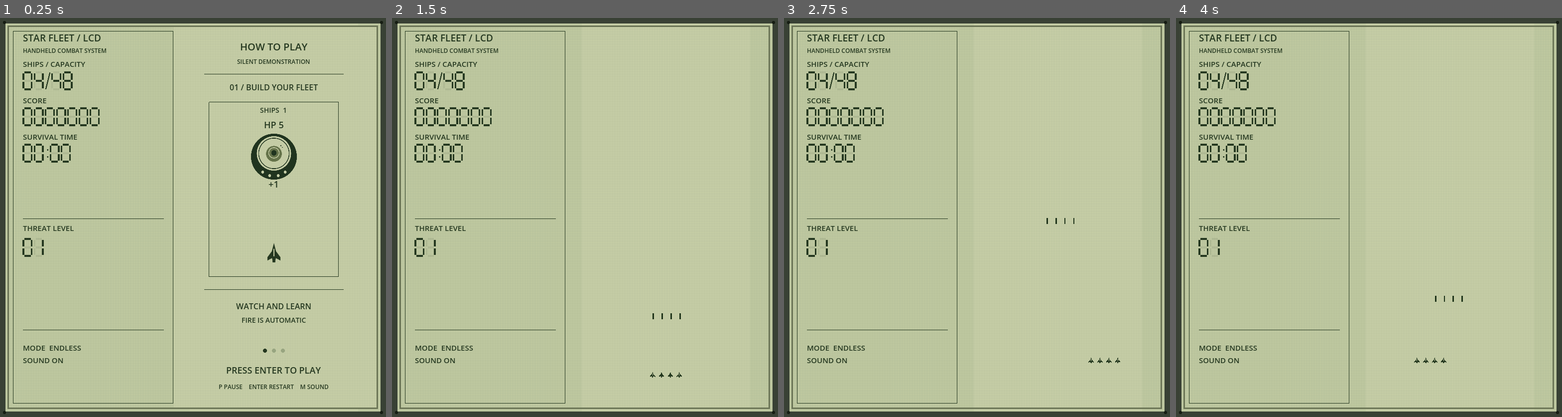
Above: before the commit, frames 1-4 (left to right).
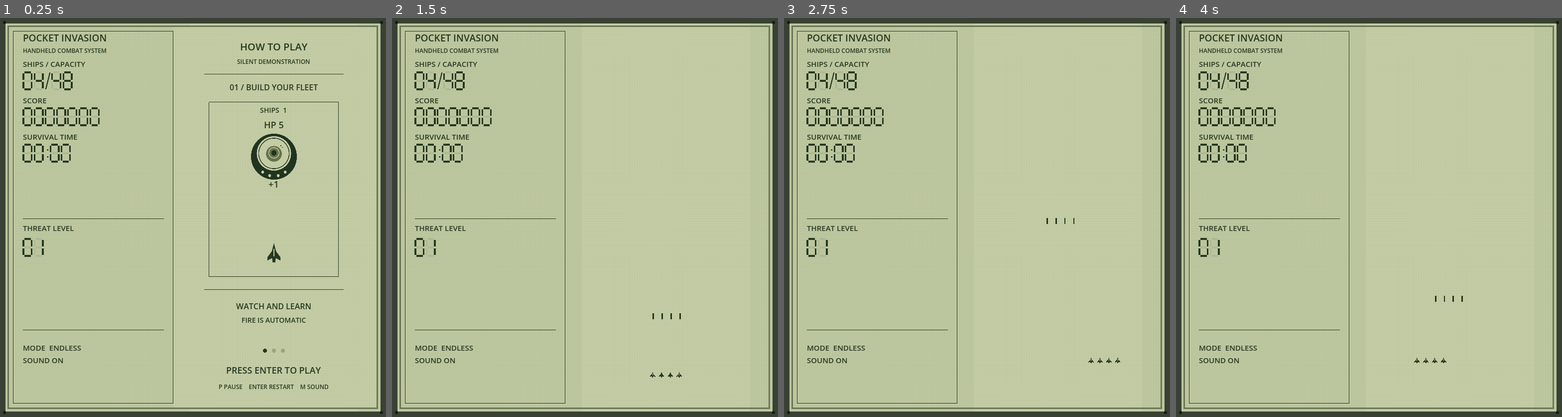
Above: after the commit, the same moments.

Repository: barmassimo/pocket-invasion
Game: Godot game, scene res://scenes/main.tscn
Same seed, same stepped clock (60 frames per second), same inputs: the game is played once before the commit and once after it.
Inputs (mouse positions are in pixels of both pictures, inside the frame that each line leads up to):
- Up to frame 1 (0.25 s): no input
- Up to frame 2 (1.5 s): tap Enter at 0.5, 0.6 s; move the mouse to (669, 197) at 0.52 s; hold D 0.53-1.28 s; click (669, 197) at 0.67 s; tap Keypad Enter at 0.8, 1.35 s; tap Space at 1.25 s; move the mouse to (507, 237) at 1.27 s; hold S from 1.28 s (still down)
- Up to frame 3 (2.75 s): tap Enter at 1.55, 2.1 s; move the mouse to (1015, 129) at 2.02 s; release S at 2.03 s; hold D from 2.03 s (still down); tap Keypad Enter at 2.3 s
- Up to frame 4 (4 s): tap Enter at 2.75, 3.05 s; move the mouse to (1349, 297) at 2.77 s; release D at 2.78 s; hold W 2.78-3.53 s; tap Keypad Enter at 2.85, 3.8 s; click (1349, 297) at 2.92 s; move the mouse to (1484, 277) at 3.52 s; hold Left from 3.53 s (still down); tap Ctrl at 3.6 s

The runs differ from the first frame. In frame 1, 0.2% of the frame differs, in the area x 6-28%, y 4-6%; in frame 2, 0.2%; in frame 3, 0.2%; in frame 4, 0.2%.

Commit message:
Change game name

Diff:
--- a/game/project.godot
+++ b/game/project.godot
@@ -1,7 +1,7 @@
 config_version=5
 
 [application]
-config/name="Conveyor Squad"
+config/name="Pocket Invasion"
 run/main_scene="res://scenes/main.tscn"
 
 [display]
--- a/game/scenes/main.tscn
+++ b/game/scenes/main.tscn
@@ -2,5 +2,5 @@
 
 [ext_resource type="Script" path="res://scripts/main.gd" id="1"]
 
-[node name="ConveyorSquad" type="Node3D"]
+[node name="PocketInvasion" type="Node3D"]
 script = ExtResource("1")
--- a/game/scripts/checks.gd
+++ b/game/scripts/checks.gd
@@ -1,7 +1,7 @@
 extends SceneTree
 
 const Main = preload("res://scripts/main.gd")
-const Rules = preload("res://scripts/rules.gd")
+const Rules = preload("res://scripts/invasion_rules.gd")
 const Encounters = preload("res://scripts/encounters.gd")
 var failures: int = 0
 
--- a/game/scripts/encounters.gd
+++ b/game/scripts/encounters.gd
@@ -1,7 +1,7 @@
 class_name CourseEncounters
 extends RefCounted
 
-const Rules = preload("res://scripts/rules.gd")
+const Rules = preload("res://scripts/invasion_rules.gd")
 var rng := RandomNumberGenerator.new()
 var run_seed: int = 0
 var waves_since_recovery: int = 1
--- a/game/scripts/rules.gd
+++ b/game/scripts/invasion_rules.gd
@@ -1,4 +1,4 @@
-class_name SquadRules
+class_name InvasionRules
 extends RefCounted
 
 const START_SOLDIERS: int = 4
--- a/game/scripts/lcd_display.gd
+++ b/game/scripts/lcd_display.gd
@@ -1,7 +1,7 @@
 class_name LcdDisplay
 extends Control
 
-const Rules = preload("res://scripts/rules.gd")
+const Rules = preload("res://scripts/invasion_rules.gd")
 const Demo = preload("res://scripts/attract_demo.gd")
 const WINDOW_WIDTH: int = 775
 const PLAYFIELD_CENTER_X: float = 550.0
@@ -49,7 +49,7 @@
 	draw_rect(Rect2(27, 27, 321, 746), INK, false, 1.0)
 	for at: Vector2 in [Vector2(9, 9), Vector2(WINDOW_WIDTH - 9, 9), Vector2(9, 791), Vector2(WINDOW_WIDTH - 9, 791)]:
 		draw_circle(at, 3, Color("161d13"))
-	caption(Vector2(46, 47), "STAR FLEET / LCD", 19)
+	caption(Vector2(46, 47), "POCKET INVASION", 19)
 	caption(Vector2(46, 70), "HANDHELD COMBAT SYSTEM", 12)
 	caption(Vector2(46, 98), "SHIPS / CAPACITY")
 	segment_text("%02d/%02d" % [soldiers, Rules.MAX_SOLDIERS], Vector2(47, 109), 34)
--- a/game/scripts/main.gd
+++ b/game/scripts/main.gd
@@ -1,6 +1,6 @@
 extends Node3D
 
-const Rules = preload("res://scripts/rules.gd")
+const Rules = preload("res://scripts/invasion_rules.gd")
 const Target = preload("res://scripts/target.gd")
 const Sound = preload("res://scripts/sound.gd")
 const Encounters = preload("res://scripts/encounters.gd")
@@ -200,7 +200,7 @@
 	lcd.set_playing(play)
 	lcd.demo.defeated = false
 	message.visible = play
-	message.text = "" if play else "STAR FLEET\n\nREADY"
+	message.text = "" if play else "POCKET INVASION\n\nREADY"
 	update_hud()
 
 func add_soldier() -> void:
--- a/game/scripts/preview_targets.gd
+++ b/game/scripts/preview_targets.gd
@@ -19,8 +19,8 @@
 	game.add_child(legend)
 	for tier: int in range(5):
 		var z: float = -23.0 + tier * 6.0
-		game.spawn_target(-2.8, z, 1, 20 * (tier + 1), SquadRules.target_reward(1, tier), tier)
-		game.spawn_target(2.8, z, 0, 5 * (tier + 1), SquadRules.target_reward(0, tier), tier)
+		game.spawn_target(-2.8, z, 1, 20 * (tier + 1), InvasionRules.target_reward(1, tier), tier)
+		game.spawn_target(2.8, z, 0, 5 * (tier + 1), InvasionRules.target_reward(0, tier), tier)
 	await process_frame
 	await process_frame
 	await RenderingServer.frame_post_draw
--- a/game/scripts/target.gd
+++ b/game/scripts/target.gd
@@ -25,7 +25,7 @@
 	previous_z = position.z
 	hp = health
 	reward = gain
-	var radius: float = 0.90 * SquadRules.SIZE_SCALES[tier]
+	var radius: float = 0.90 * InvasionRules.SIZE_SCALES[tier]
 	# Compensate the elevated camera so the flat hull reads as a circle on screen.
 	half = Vector2(radius, radius / Art.projection_scale())
 	body = Art.layer(Art.HULL, Vector2.ONE * radius * 2.0, Vector3(0, Art.PLANE_HEIGHT, 0))
--- a/game/scripts/target_art.gd
+++ b/game/scripts/target_art.gd
@@ -10,7 +10,7 @@
 const PILOT_SPACING: float = 0.70
 
 static func projection_scale() -> float:
-	var direction: Vector3 = SquadRules.CAMERA_POSITION - SquadRules.CAMERA_FOCUS
+	var direction: Vector3 = InvasionRules.CAMERA_POSITION - InvasionRules.CAMERA_FOCUS
 	return absf(direction.y) / direction.length()
 
 static func crew_count(tier: int) -> int:
--- a/game/scripts/target_motion.gd
+++ b/game/scripts/target_motion.gd
@@ -1,7 +1,7 @@
 class_name TargetMotion
 extends RefCounted
 
-const Rules = preload("res://scripts/rules.gd")
+const Rules = preload("res://scripts/invasion_rules.gd")
 const RESTITUTION: float = 0.65
 const DRIFT_MIN: float = 0.25
 const DRIFT_MAX: float = 0.55
Renamed: game/scripts/rules.gd.uid -> game/scripts/invasion_rules.gd.uid
Not shown, changed: AGENTS.md
